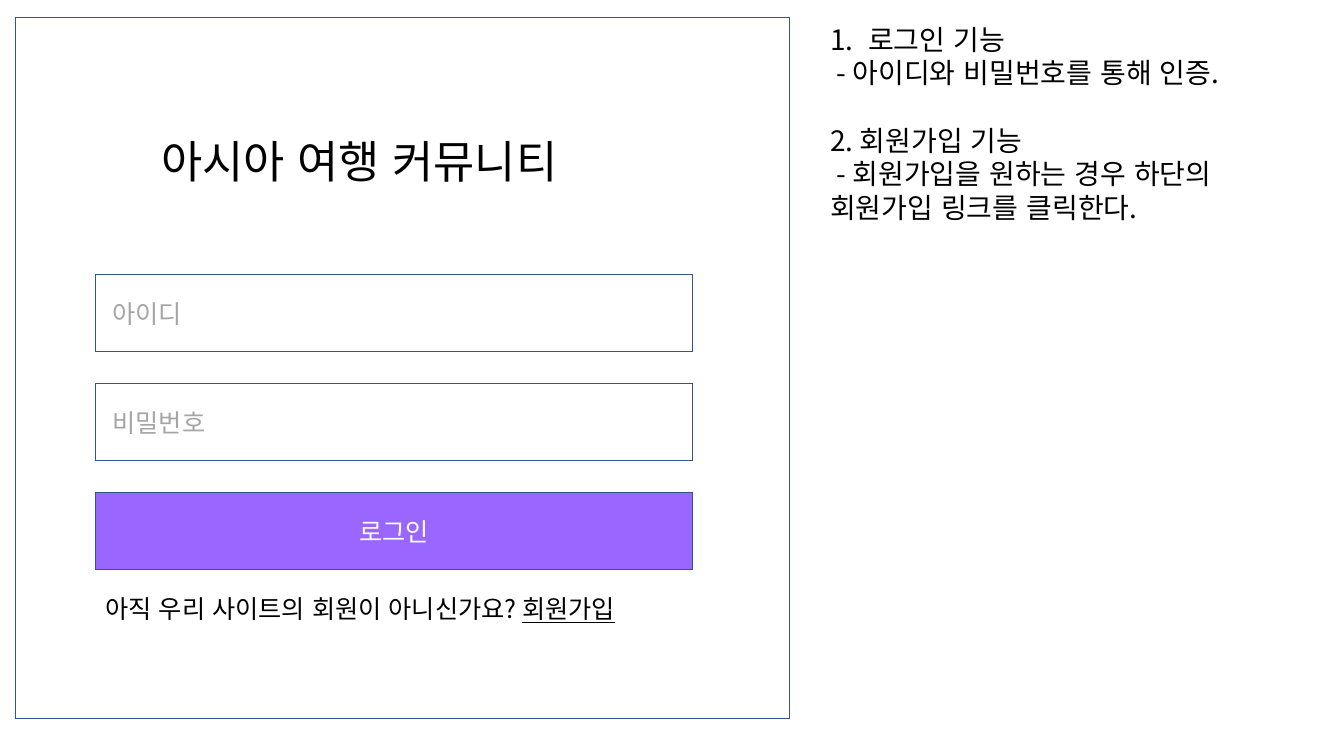
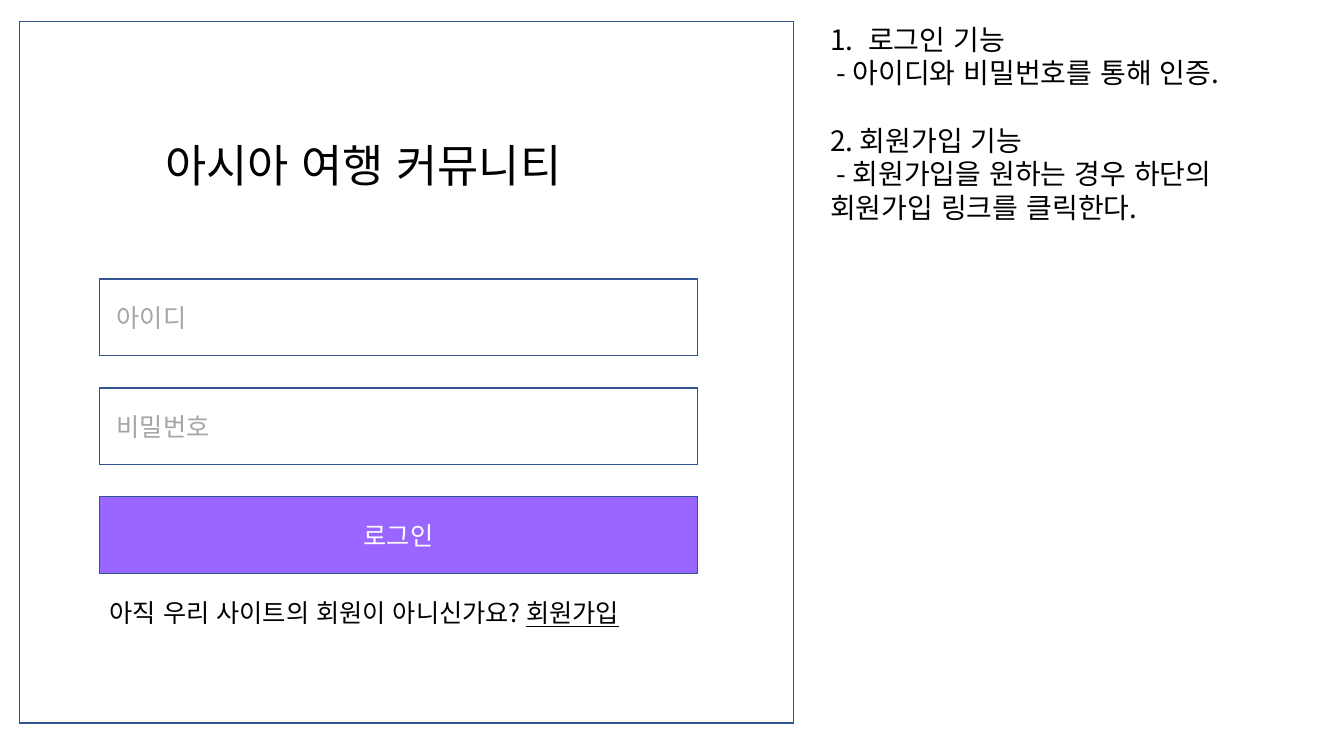
Before and after one commit to pjok1122/travel-community, a slide deck: slide 6 of 화면 기획서.pptx (slide 5 before the commit). Drawn at 1344x756 pixels with LibreOffice and Linux fonts; fonts in the diff are those of the drawing. Boxes give left, top, right and bottom in pixels: in the first picture for what was removed or moved away, otherwise in the second. Text is boxed around its words. In the diff, an @@ line names an element or a change of style, - is before the commit and + after.

```diff
--- a/화면 기획서.pptx
+++ b/화면 기획서.pptx
@@ 4 rectangles, 2 texts: place and size @@
-4 rectangles, 2 texts at [15,17,789,719]
+4 rectangles, 2 texts at [19,21,793,723]
```
Also in this commit, not shown: 3 other slides changed, 7 slides added.
